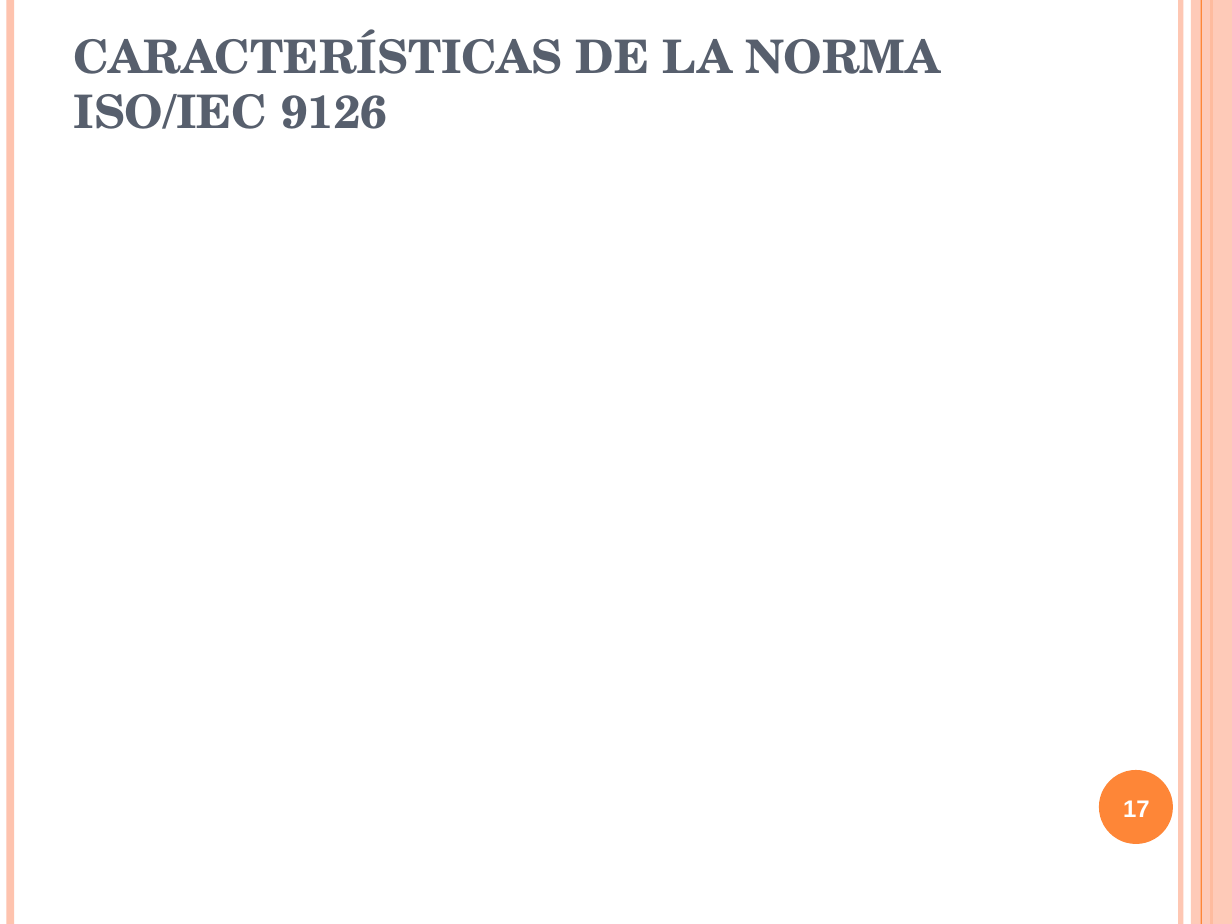
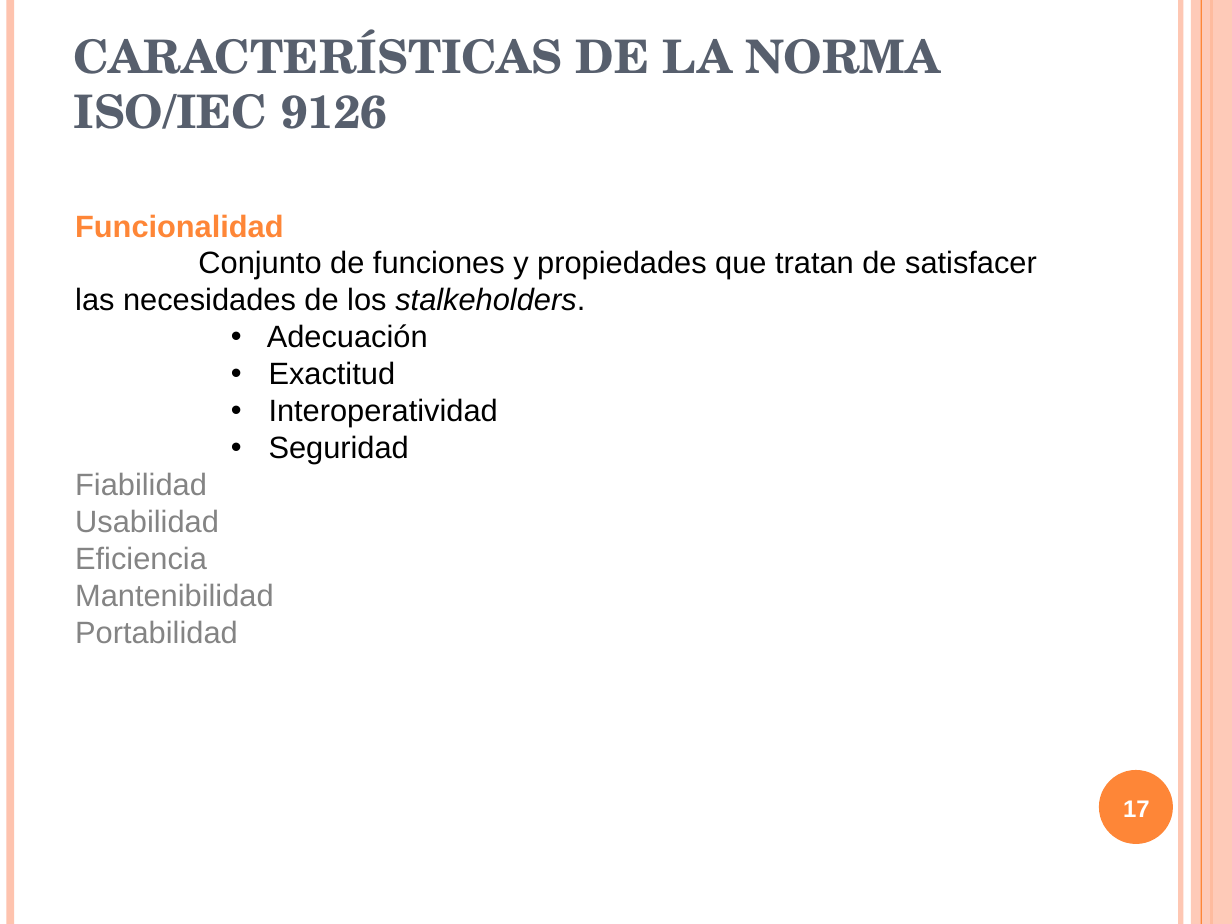
Before and after one commit to txedo/isi-auditoria, a slide deck: slide 17 of calidad/Trabajo/presentacion/presentacionCalidad.ppt. Drawn at 1232x924 pixels with LibreOffice and Linux fonts; fonts in the diff are those of the drawing. Boxes give left, top, right and bottom in pixels: in the first picture for what was removed or moved away, otherwise in the second. Text is boxed around its words. In the diff, an @@ line names an element or a change of style, - is before the commit and + after.

```diff
--- a/calidad/Trabajo/presentacion/presentacionCalidad.ppt
+++ b/calidad/Trabajo/presentacion/presentacionCalidad.ppt
@@ text added at [75,214,1037,643], 18 pt, text #000000 @@
+Funcionalidad
+Conjunto de funciones y propiedades que tratan de satisfacer las necesidades de los stalkeholders.
+      • Adecuación
+      • Exactitud
+      • Interoperatividad
+      • Seguridad
+Fiabilidad
+Usabilidad
+Eficiencia
+Mantenibilidad
+Portabilidad
```
Also in this commit, not shown: 8 other slides changed, 19 slides added.
